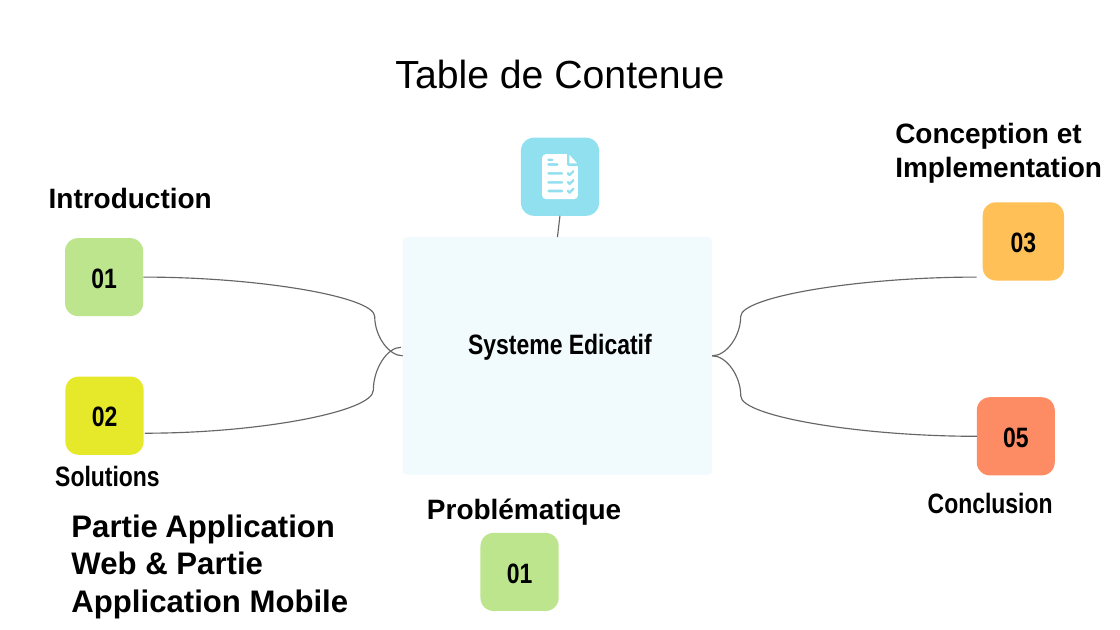
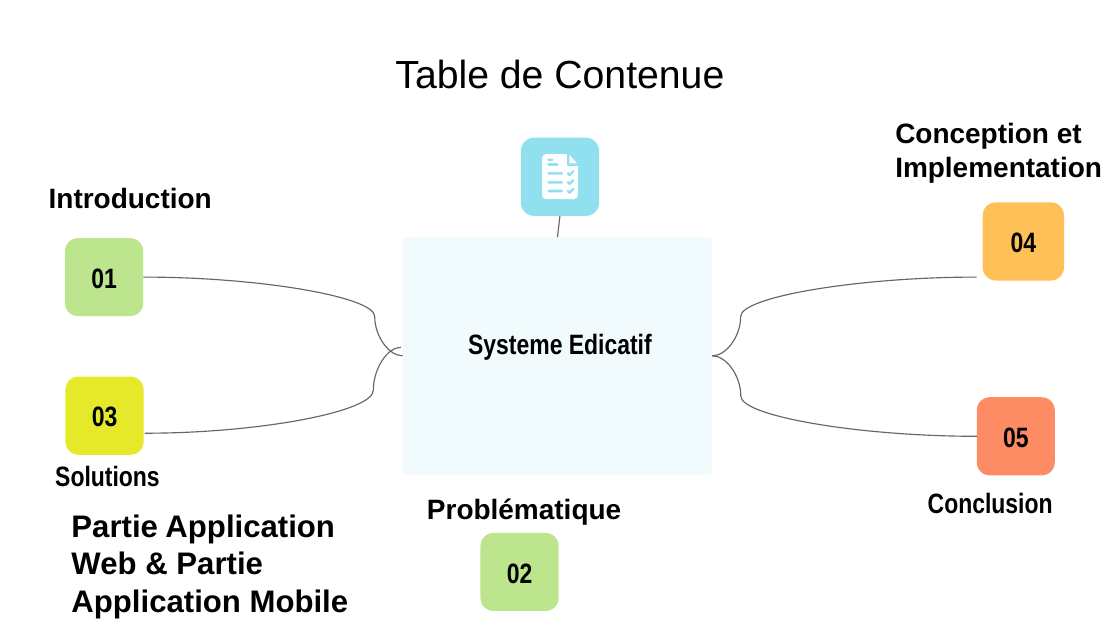
Before and after one commit to TouradGithub/education_system, a slide deck: slide 2 of presentation.pptx. Drawn at 1120x630 pixels with LibreOffice and Linux fonts; fonts in the diff are those of the drawing. Boxes give left, top, right and bottom in pixels: in the first picture for what was removed or moved away, otherwise in the second. Text is boxed around its words. In the diff, an @@ line names an element or a change of style, - is before the commit and + after.

```diff
--- a/presentation.pptx
+++ b/presentation.pptx
@@ text in rounded rectangle at [1011, 232, 1037, 253]: text changed @@
-03
+04
@@ text in rounded rectangle at [92, 406, 118, 427]: text changed @@
-02
+03
@@ text in rounded rectangle at [507, 563, 533, 584]: text changed @@
-01
+02
```
Also in this commit, not shown: 14 other slides changed, 2 other files.
